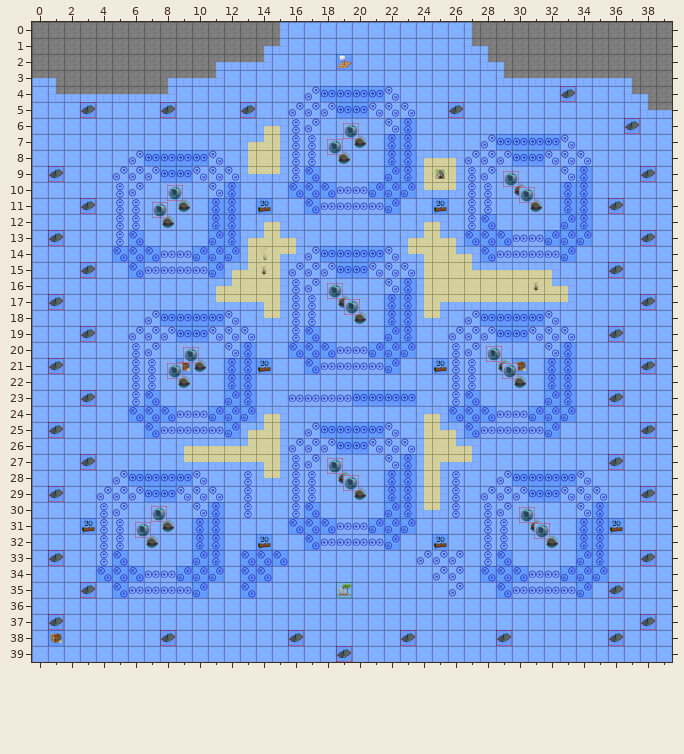
Two versions of a level (Tiled map (JSON), TechnicalPrototype/desktop/out/production/resources/levels/SirenHard.json). The picture above is the old version.
Cells are 50x50 px. Shown: x 0..39, y 0..39.
And afterwards:
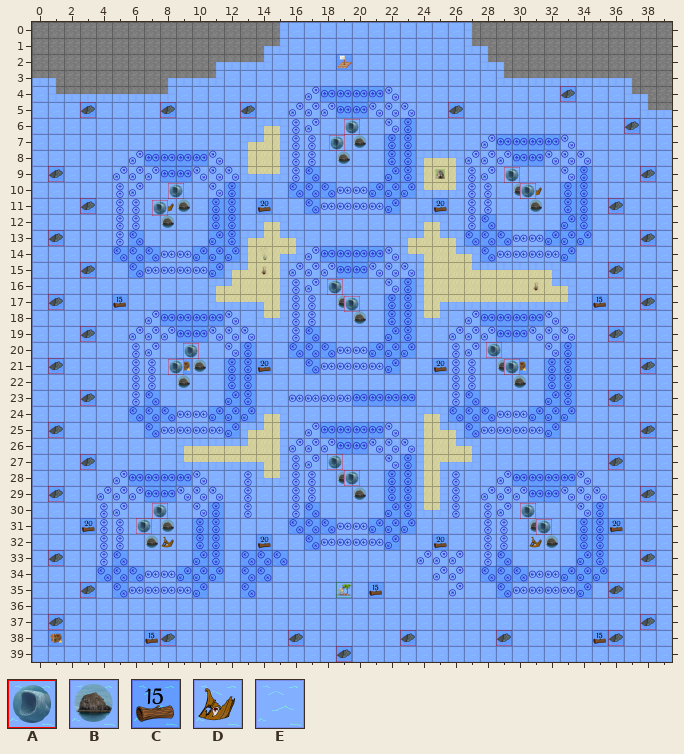
Key: from "updatedTiledSet": A 1 "Siren", B 7 "Rock", C 16 "Wood", D 21 "Wood", E 41 "Rock".
_ is an empty cell, # one hidden under a higher layer.
Objects are placed by their top-left corner, in cells (3,4 is the top-left corner of cell 3,4); size is 1x1 cell unless given.
From old to new:
Layer "Environment":
y 7: x 20 # -> B
y 8: x 19 # -> B
y 10: x 30..31 #E -> BD
y 11: x 8..9 E# -> DB; x 31 # -> B
y 12: x 8 # -> B
y 17: x 19 # -> B
y 18: x 20 # -> B
y 21: x 10 # -> B; x 29 # -> B
y 22: x 9 # -> B; x 30 # -> B
y 28: x 19 # -> B
y 29: x 20 # -> B
y 31: x 8 # -> B; x 31 # -> B
y 32: x 7..8 #E -> BD; x 31..32 E# -> DB
Layer "Collectable":
y 7: x 20 B -> _
y 8: x 19 B -> _
y 10: x 30 B -> _
y 11: x 9 B -> _; x 31 B -> _
y 12: x 8 B -> _
y 17: x 5 _ -> C; x 19 B -> _; x 35 _ -> C
y 18: x 20 B -> _
y 21: x 10 B -> _; x 29 B -> _
y 22: x 9 B -> _; x 30 B -> _
y 28: x 19 B -> _
y 29: x 20 B -> _
y 31: x 8 B -> _; x 31 B -> _
y 32: x 7 B -> _; x 32 B -> _
y 35: x 21 _ -> C
y 38: x 7 _ -> C; x 35 _ -> C
Layer "Siren":
changed: A "Siren" at 19.4,6.3 -> A "Siren" at 19.5,6.1
changed: A "Siren" at 18.5,7.3 -> A "Siren" at 18.5,7.1
changed: A "Siren" at 29.5,9.3 -> A "Siren" at 29.5,9
changed: A "Siren" at 30.5,10.3 -> A "Siren" at 30.5,10.1
changed: A "Siren" at 18.5,16.3 -> A "Siren" at 18.5,16.1
changed: A "Siren" at 19.5,17.3 -> A "Siren" at 19.5,17.1
changed: A "Siren" at 28.4,20.2 -> A "Siren" at 28.4,20
changed: A "Siren" at 9.4,20.3 -> A "Siren" at 9.5,20.1
changed: A "Siren" at 29.4,21.3 -> A "Siren" at 29.5,21.1
changed: A "Siren" at 8.4,21.3 -> A "Siren" at 8.5,21.1
changed: A "Siren" at 18.4,27.2 -> A "Siren" at 18.5,27
changed: A "Siren" at 19.4,28.3 -> A "Siren" at 19.5,28
changed: A "Siren" at 7.5,30.3 -> A "Siren" at 7.5,30
changed: A "Siren" at 30.4,30.3 -> A "Siren" at 30.5,30.1
changed: A "Siren" at 6.5,31.2 -> A "Siren" at 6.5,31
changed: A "Siren" at 31.4,31.3 -> A "Siren" at 31.5,31
